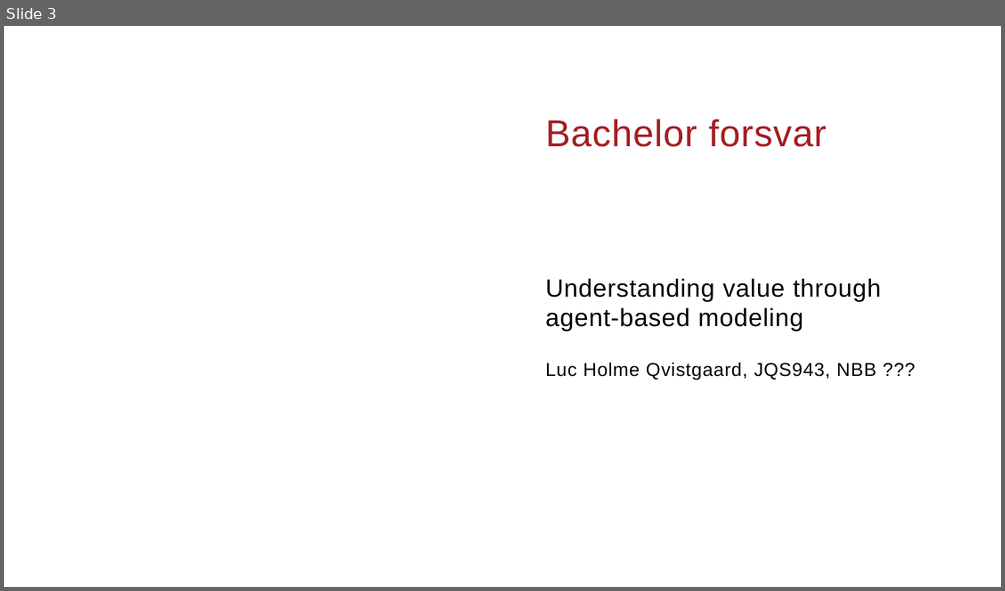
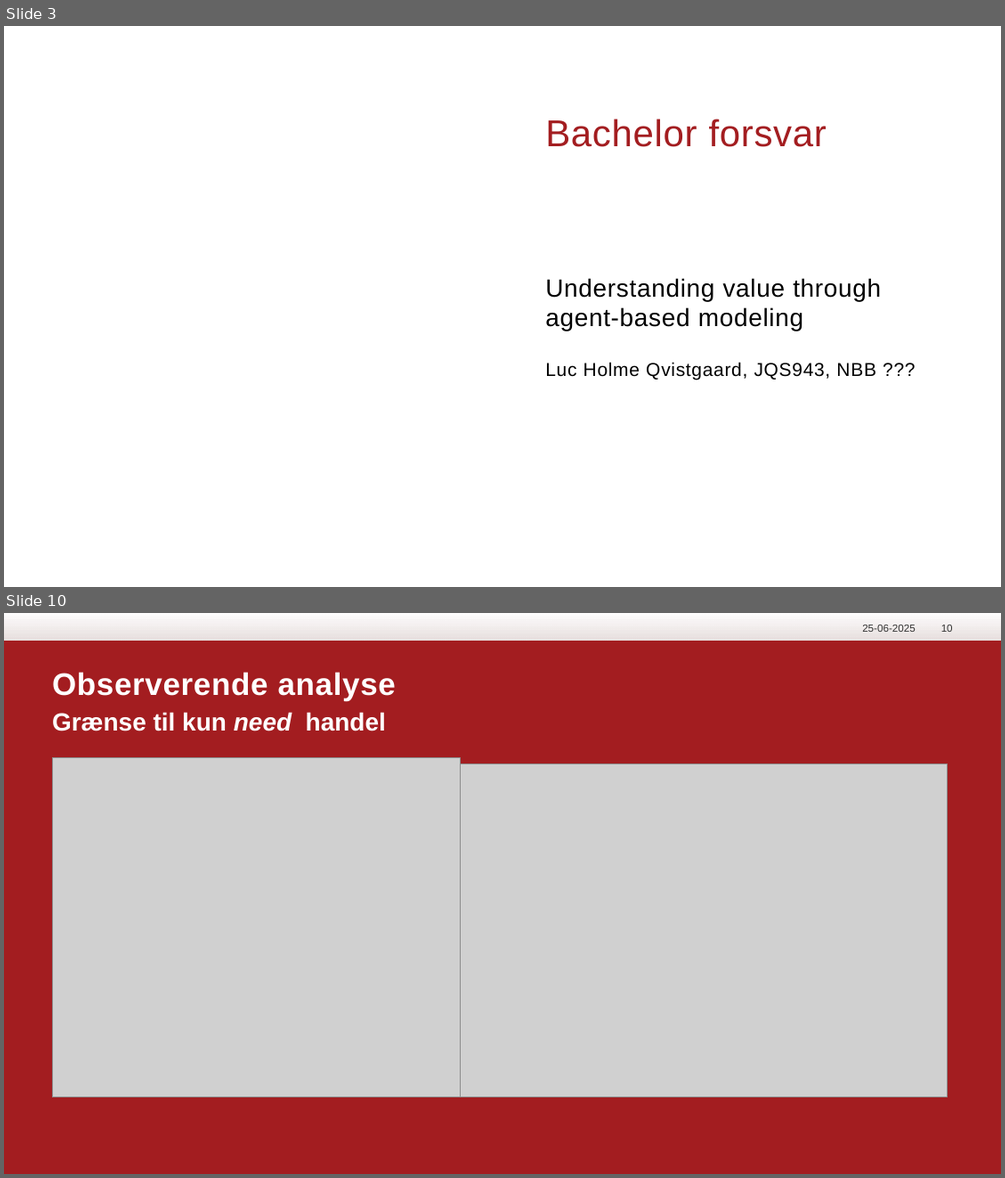
Before and after one commit to slyluc/Agent-Based-Trading-Model, a slide deck: Figures/Bachelor forsvar.pptx. Shown one above the other, each under a label of ours: slide 3 before the commit, slides 3 and 10 after it; the slides between them are not shown. The pictures are 1005x591 and 1005x1178 pixels, drawn with LibreOffice and Linux fonts; fonts in the diff are those of the drawing; grey boxes stand for pictures; background and template pictures are left out. Boxes give left, top, right and bottom in pixels: in the first picture for what was removed or moved away, otherwise in the second. Text is boxed around its words. In the diff, an @@ line names an element or a change of style, - is before the commit and + after.

```diff
--- a/Figures/Bachelor forsvar.pptx
+++ b/Figures/Bachelor forsvar.pptx
@@ slide 10 added at (x1=4, y1=613, x2=1001, y2=1174), background #A31D20 @@
@@ rectangle added at (x1=4, y1=613, x2=1001, y2=640), fill gradient #FFFFFF to #EEEFEE @@
@@ text added at (x1=862, y1=625, x2=915, y2=632), 10 pt, text #333333 @@
+25-06-2025
@@ page number added at (x1=941, y1=625, x2=953, y2=632), 10 pt, text #333333 @@
+10
@@ title added at (x1=52, y1=672, x2=396, y2=700), 30 pt, text #FFFFFF, bold @@
+Observerende analyse
@@ text added at (x1=52, y1=712, x2=386, y2=731), 24 pt, text #FFFFFF, bold @@
+Grænse til kun need handel
@@ picture added at (x1=52, y1=757, x2=460, y2=1097) @@
@@ picture added at (x1=57, y1=764, x2=947, y2=1097) @@
```
Also in this commit, not shown: 28 slides changed, 1 other slide added, 7 other files.
